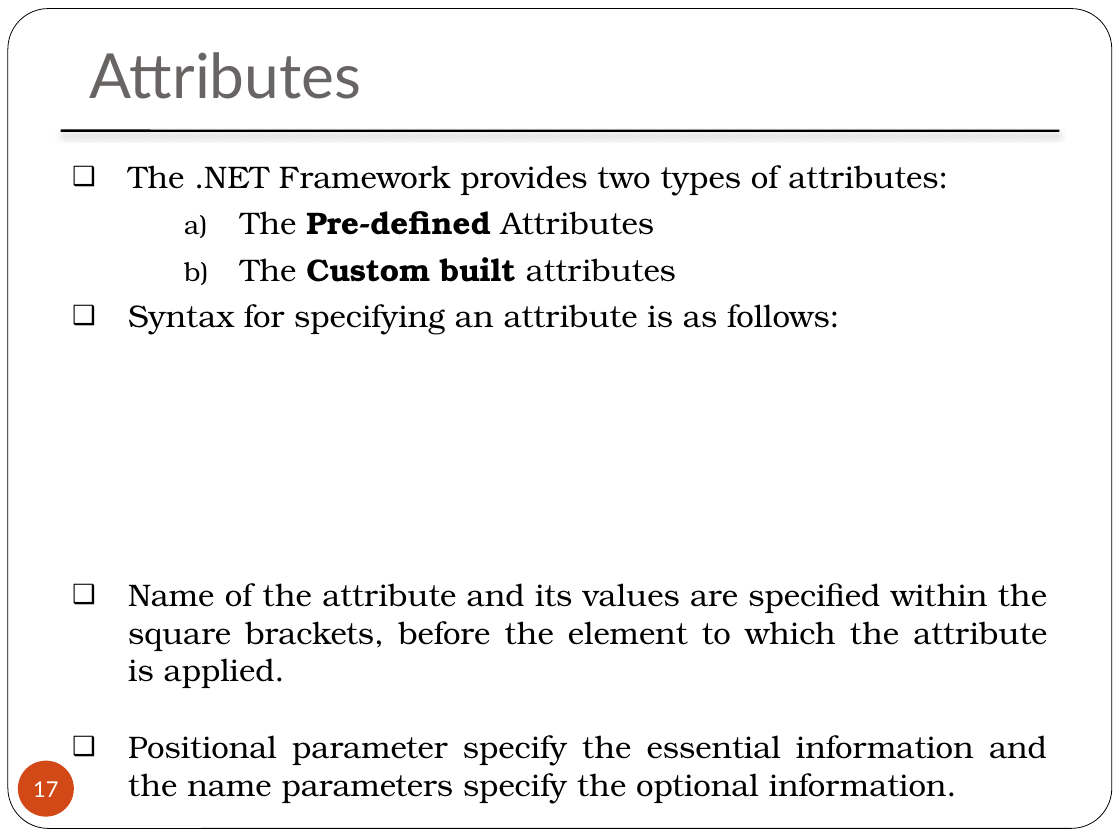
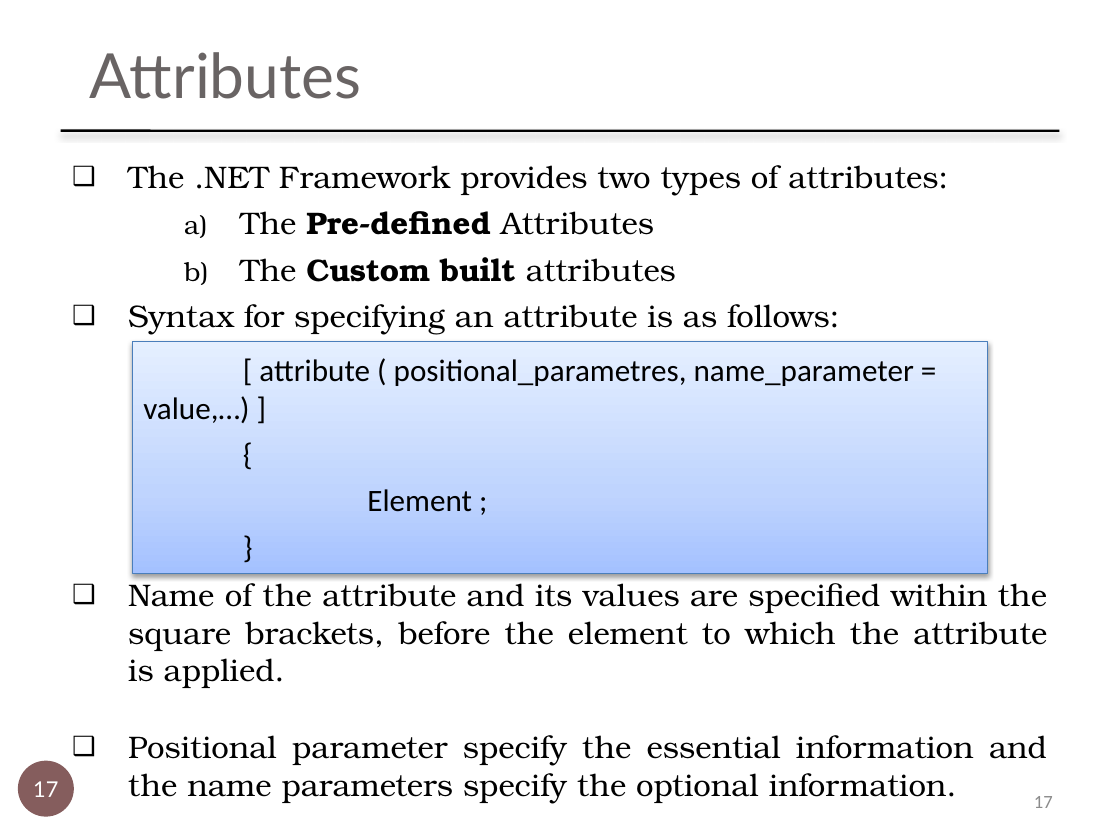
Before and after one commit to MaulikPatel295/MaulikPatel295, a slide deck: slide 17 of ALA/2160711_150124116006.pptx. Drawn at 1120x840 pixels with LibreOffice and Linux fonts; fonts in the diff are those of the drawing; background and template pictures are left out. Boxes give left, top, right and bottom in pixels: in the first picture for what was removed or moved away, otherwise in the second. Text is boxed around its words. In the diff, an @@ line names an element or a change of style, - is before the commit and + after.

```diff
--- a/ALA/2160711_150124116006.pptx
+++ b/ALA/2160711_150124116006.pptx
@@ rounded rectangle removed at <box>8,9,1112,829</box> @@
@@ rectangle added at <box>132,342,988,573</box>, fill gradient #A4C4FF to #BFD4FF to #E6EEFF, outline #4B7EBC 0.75 pt, 20 pt, text #000000 @@
+  [ attribute ( positional_parametres, name_parameter = value,…) ]
+  {
+  Element ;
+  }
@@ page number at <box>18,760,74,816</box>: alignment centre to justified; fill #D34817 to #855D5D @@
@@ page number added at <box>1034,796,1053,808</box>, 12 pt, text #8C8C8C @@
+17
```
Also in this commit, not shown: 21 other slides changed, 1 other file.
